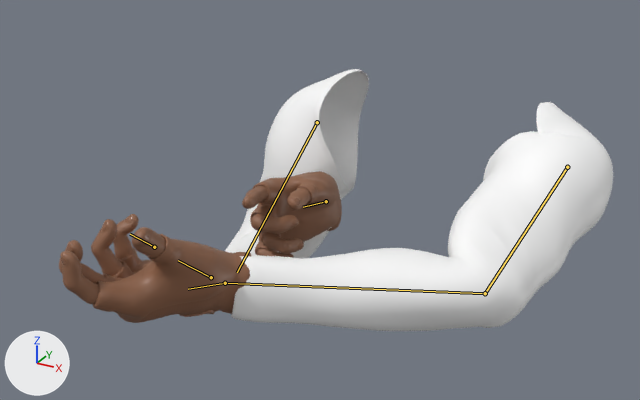
The FBX model YAFPSController/Assets/Internal/Meshes/AKS74U/FPS_Arms_V3_AKS74U.fbx, before and after one commit.
The view is the same before and after, from a camera (50 mm lens) standing at (0.388, -0.99, 1.824) and looking at (-0.059, -0.179, 1.418). The lights are fixed; the arrows at lower left show +X, +Y and +Z. The older version comes first. Both versions are drawn at frame 2 of the action 'Arms_Rig|Arms_AKS74U_Pose'; the numbers are the values there. The bones that change are drawn over the model as lines.

In view in the first picture: 'Arms', 'Cloth', 'Gloves'.
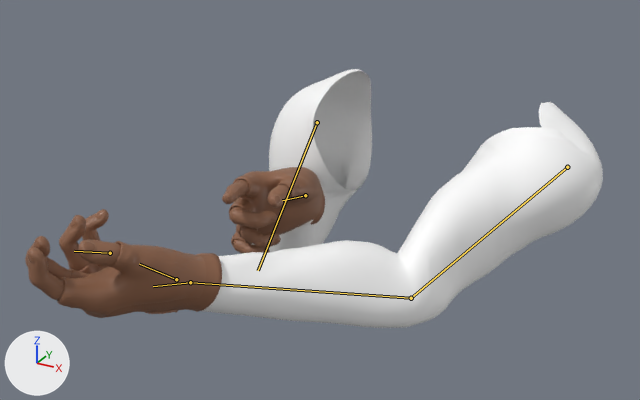
Location of each change, [x1, y1, x2, y2] in pixels of the pictures (640 x 400 px):
'Cloth', posed
    before: [225, 69, 613, 331]
    after: [202, 69, 603, 328]
'Gloves', posed (8% wider)
    before: [93, 171, 342, 323]
    after: [57, 167, 325, 318]
'Arms', posed
    before: [59, 185, 311, 305]
    after: [25, 179, 291, 300]
bone 'upper_arm.L', root to tip
    before: (567, 167) to (485, 293)
    after: (567, 167) to (411, 298)
bone 'forearm.L', root to tip
    before: (485, 293) to (225, 283)
    after: (411, 298) to (190, 282)
bone 'hand.L', root to tip
    before: (225, 283) to (188, 289)
    after: (190, 282) to (153, 286)
bone 'thumb.01.L', root to tip
    before: (211, 277) to (178, 260)
    after: (176, 279) to (139, 264)
bone 'thumb.03.L', root to tip
    before: (154, 247) to (130, 234)
    after: (110, 253) to (74, 251)
bone 'upper_arm.R', root to tip
    before: (317, 122) to (237, 272)
    after: (317, 122) to (258, 270)
bone 'hand.R', root to tip
    before: (326, 201) to (303, 207)
    after: (305, 195) to (282, 200)

The edits, one by one:
Bone 'upper_arm.L' (bone_upper_arm_l) turns from (80, 11, -20) to (54, 12, -75) degrees about its own x, y and z.
Bone 'forearm.L' (bone_forearm_l) turns from (-1, -62, -24) to (-23, -60, 3) degrees about its own x, y and z.
Bone 'hand.L' (bone_hand_l) turns from (1, -49, 16) to (-6, -1, 17) degrees about its own x, y and z.
Bone 'thumb.01.L' (bone_thumb_01_l) turns from (-4, 0, -1) to (5, 9, -4) degrees about its own x, y and z.
Bone 'thumb.03.L' (bone_thumb_03_l) turns from (-18, 0, 0) to (1, 24, -13) degrees about its own x, y and z.
Bone 'upper_arm.R' (bone_upper_arm_r) turns from (12, -27, 14) to (2, -15, 22) degrees about its own x, y and z.
Bone 'hand.R' (bone_hand_r) turns from (-16, -37, -88) to (-24, -42, -66) degrees about its own x, y and z.
